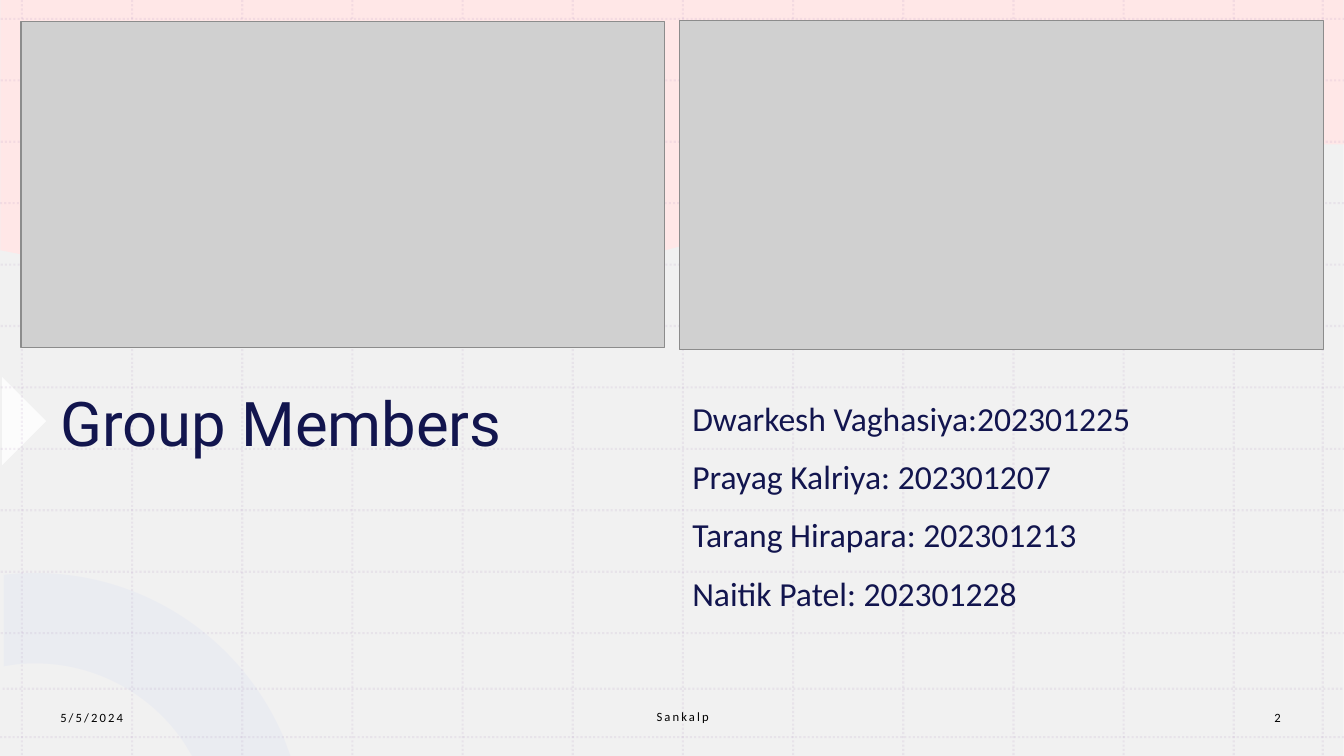
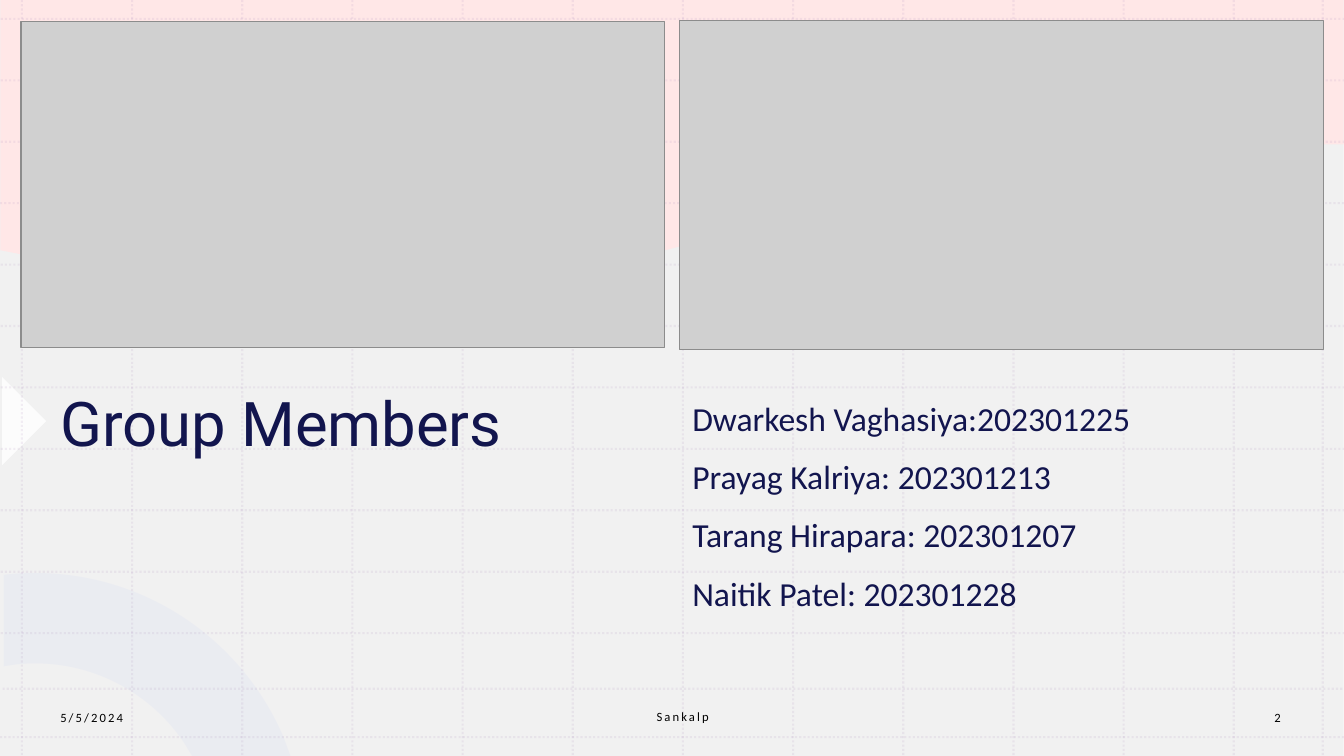
Before and after one commit to 202301225/Sankalp, a slide deck: slide 2 of Sankalp.pptx. Drawn at 1344x756 pixels with LibreOffice and Linux fonts; fonts in the diff are those of the drawing; grey boxes stand for pictures. Boxes give left, top, right and bottom in pixels: in the first picture for what was removed or moved away, otherwise in the second. Text is boxed around its words. In the diff, an @@ line names an element or a change of style, - is before the commit and + after.

Commit message:
Add files via upload
there is some misunderstanding in Student ID of our group members in ppt so that we have to change it so i commit this change.

```diff
--- a/Sankalp.pptx
+++ b/Sankalp.pptx
@@ text at [692,465,1076,553]: text changed @@
-Prayag Kalriya: 202301207
-Tarang Hirapara: 202301213
+Prayag Kalriya: 202301213
+Tarang Hirapara: 202301207
```
